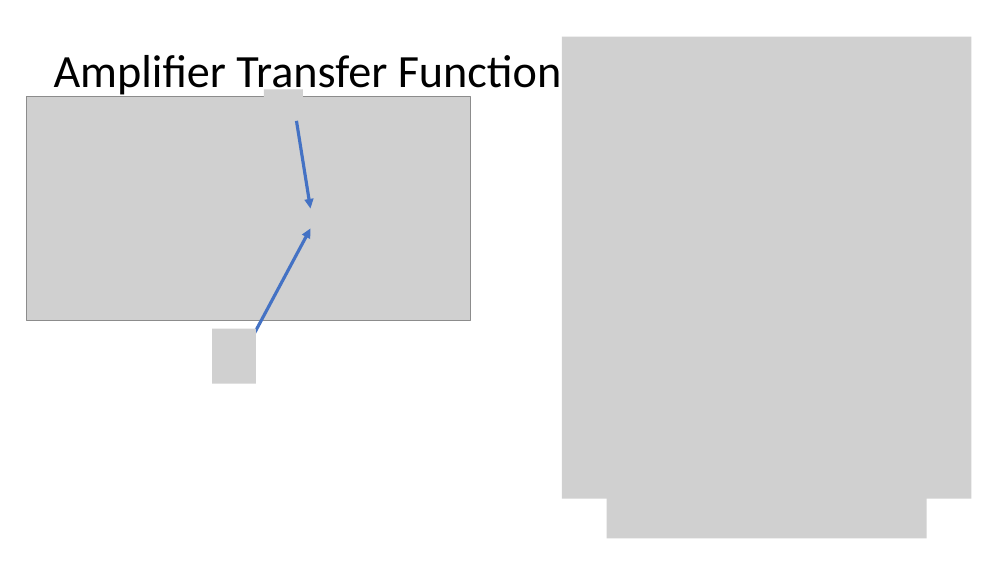
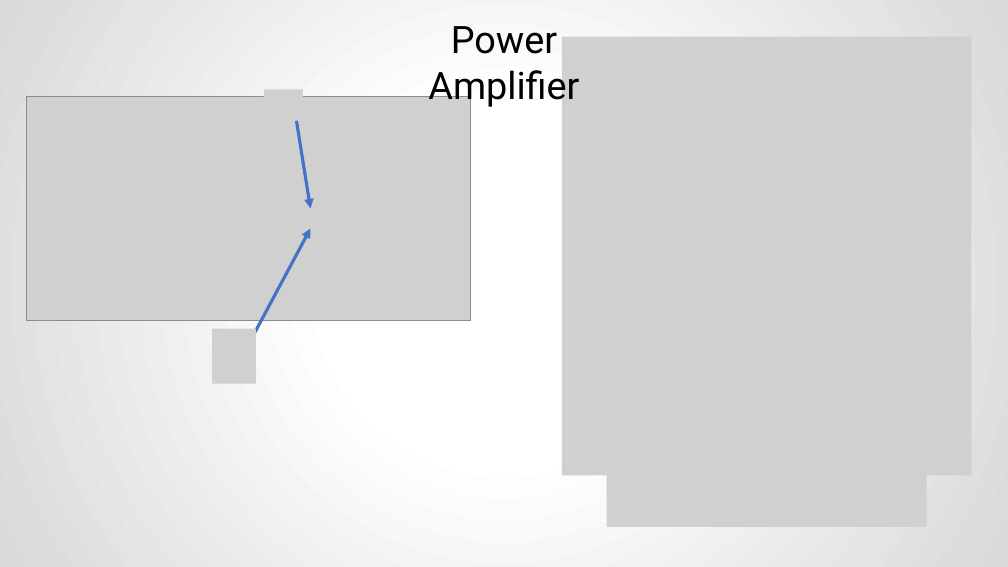
Before and after one commit to FSXAC/ELEC341, a slide deck: slide 6 of docs/report.pptx (slide 4 before the commit). Drawn at 1008x567 pixels with LibreOffice and Linux fonts; fonts in the diff are those of the drawing; grey boxes stand for pictures. Boxes give left, top, right and bottom in pixels: in the first picture for what was removed or moved away, otherwise in the second. Text is boxed around its words. In the diff, an @@ line names an element or a change of style, - is before the commit and + after.

```diff
--- a/docs/report.pptx
+++ b/docs/report.pptx
@@ background #FFFFFF to gradient #FFFFFF to #D9D9D9 @@
@@ text added at (x1=428, y1=26, x2=579, y2=109), 36 pt, text #000000 @@
+Power Amplifier
@@ title removed at (x1=54, y1=55, x2=562, y2=99) @@
-Amplifier Transfer Function
@@ picture resized from (x1=562, y1=37, x2=972, y2=499) to (x1=562, y1=37, x2=972, y2=476) @@
@@ picture moved from (x1=606, y1=484, x2=926, y2=538) to (x1=606, y1=473, x2=926, y2=527) @@
```
Also in this commit, not shown: 7 other slides changed, 3 slides added, 1 slide removed, 5 other files.
